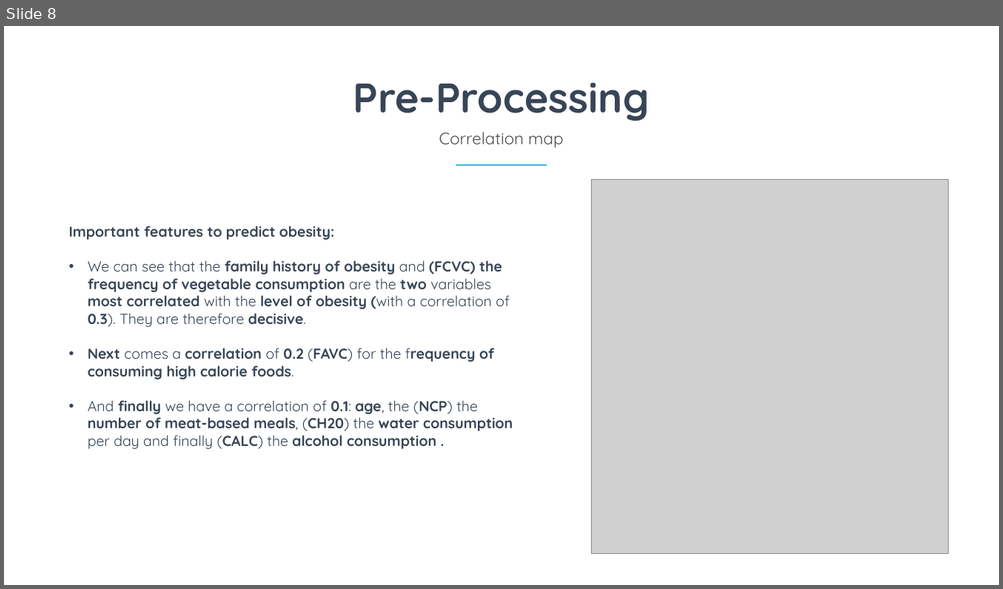
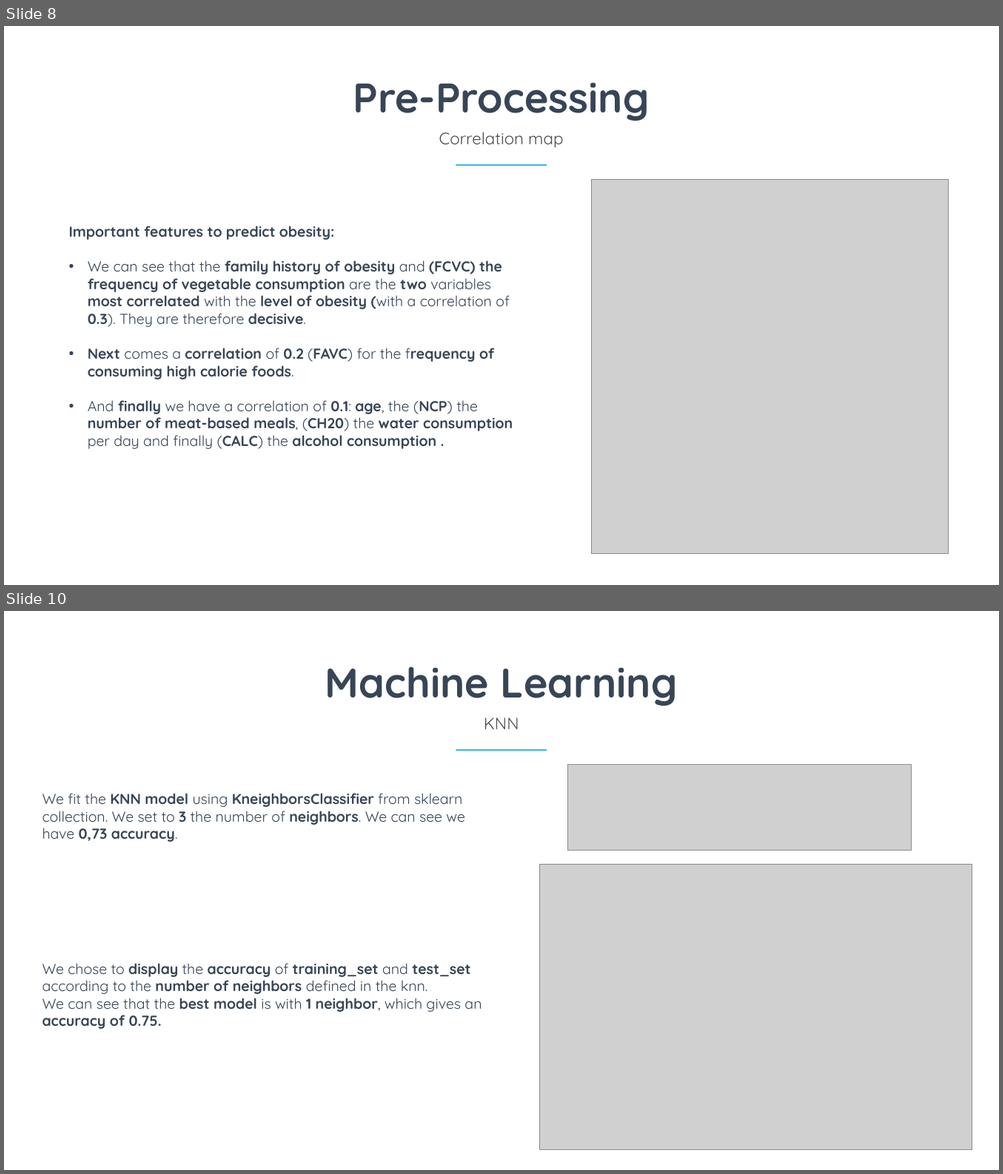
Before and after one commit to Aursen/ObesityAnalysis, a slide deck: Report.pptx. Shown one above the other, each under a label of ours: slide 8 before the commit, slides 8 and 10 after it; the slides between them are not shown. The pictures are 1003x589 and 1003x1174 pixels, drawn with LibreOffice and Linux fonts; fonts in the diff are those of the drawing; grey boxes stand for pictures. Boxes give left, top, right and bottom in pixels: in the first picture for what was removed or moved away, otherwise in the second. Text is boxed around its words. In the diff, an @@ line names an element or a change of style, - is before the commit and + after.

```diff
--- a/Report.pptx
+++ b/Report.pptx
@@ slide 10 added at <box>4,611,999,1170</box>, background #FFFFFF @@
@@ text added at <box>325,667,677,706</box>, 80 pt, text #374556, bold @@
+Machine Learning
@@ text added at <box>484,718,519,729</box>, 32 pt, text #4C4C4C @@
+KNN
@@ rectangle added at <box>455,749,546,751</box>, fill #41BDDB @@
@@ picture added at <box>567,765,910,850</box> @@
@@ text added at <box>42,793,465,842</box>, 28 pt, text #374556 @@
+We fit the KNN model using KneighborsClassifier from sklearn collection. We set to 3 the number of neighbors. We can see we have 0,73 accuracy.
@@ picture added at <box>539,864,971,1150</box> @@
@@ text added at <box>42,963,481,1029</box>, 28 pt, text #374556, bold @@
+We chose to display the accuracy of training_set and test_set according to the number of neighbors defined in the knn.
+We can see that the best model is with 1 neighbor, which gives an accuracy of 0.75.
```
Also in this commit, not shown: 1 slide changed, 6 other slides added, 7 slides removed, 1 other file.
